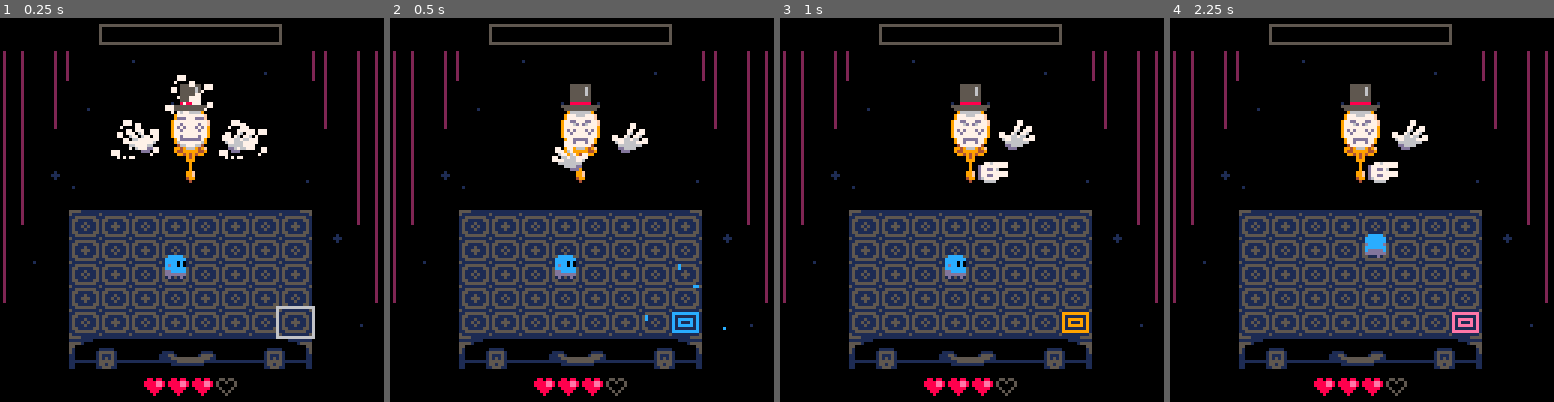
Above: before the commit, frames 1-4 (left to right).
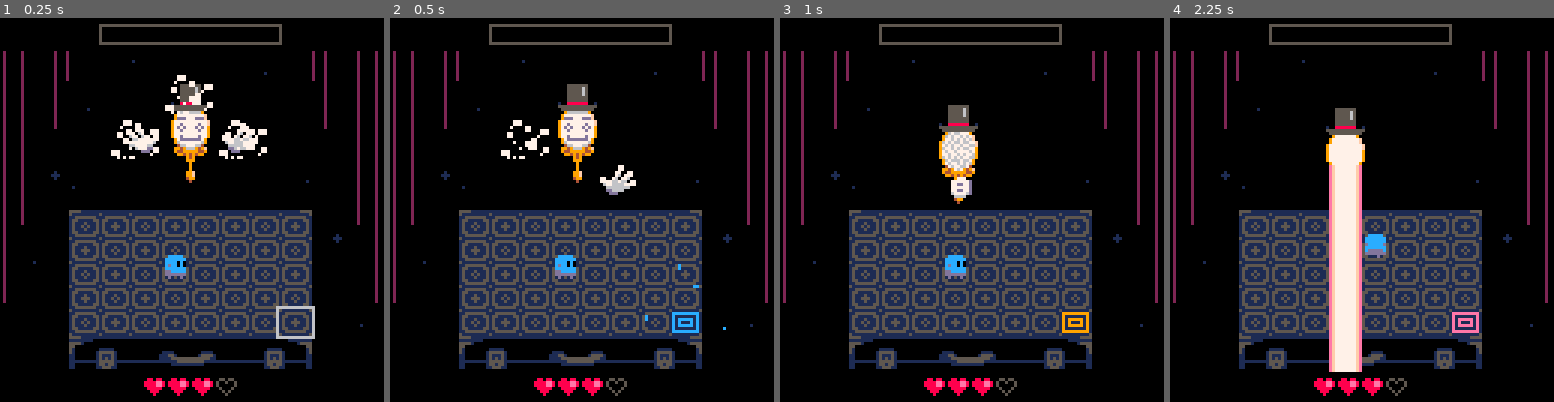
Above: after the commit, the same moments.

Repository: aylanonsense/just-one-boss
Game: PICO-8 cartridge cart.p8
Two runs of this game, one before a commit and one after it. Both use one fixed random seed, a clock stepped at 60 frames per second and the inputs below.
Inputs:
- Up to frame 1 (0.25 s): no input
- Up to frame 2 (0.5 s): tap X (X key) at 0.33 s
- Up to frame 3 (1 s): tap O (Z key) at 0.7 s
- Up to frame 4 (2.25 s): tap X (X key) at 1.07, 1.85 s; hold Right 1.6-2.1 s; tap O (Z key) at 1.7, 2.1 s; hold Up from 2.15 s (still down)

Frame 1 is identical in both runs. In frame 2, 2.2% of the frame differs, in the area x 28-68%, y 17-47%; in frame 3, 3.1%; in frame 4, 7.4%, in the area x 40-68%, y 17-93%.

Commit message:
Adding in idle animations

Diff:
--- a/cart.p8
+++ b/cart.p8
@@ -20,12 +20,6 @@
 	1: player
 	2: pickup
 	4: coin (stationary)
-
-symbols:
-	up:		”
-	down:	ƒ
-	left:	‹
-	right:	‘
 ]]
 
 -- useful noop function
@@ -38,6 +32,7 @@
 
 -- global config vars
 local speed_mode=true
+local tiles_collected
 
 -- global scene vars
 local scenes
@@ -126,6 +121,9 @@
 					end_x,end_y)
 			}
 			return max(0,dur-1)
+		end,
+		cancel_move=function(self)
+			self.vx,self,vy,self.movement=0,0 -- ,nil
 		end
 	},
 	player={
@@ -144,15 +142,7 @@
 			decrement_counter_prop(self,"teeter_frames")
 			decrement_counter_prop(self,"bump_frames")
 			-- try moving
-			if btnp(0) then
-				self:queue_step("left")
-			elseif btnp(1) then
-				self:queue_step("right")
-			elseif btnp(2) then
-				self:queue_step("up")
-			elseif btnp(3) then
-				self:queue_step("down")
-			end
+			self:check_inputs()
 			-- apply moves that were delayed from teetering/stun
 			if self.next_step_dir and not self.step_dir then
 				self:step(self.next_step_dir)
@@ -162,20 +152,18 @@
 				self.vx=0
 				self.vy=0
 				self:apply_step()
-				local prev_col,prev_row=self:col(),self:row()
+				self.prev_col,self.prev_row=self:col(),self:row()
 				self:apply_velocity()
 				local col,row=self:col(),self:row()
-				if prev_col!=col or prev_row!=row then
+				if self.prev_col!=col or self.prev_row!=row then
 					-- teeter off the edge of the earth if the player tries to move off the map
 					if col!=mid(1,col,8) or row!=mid(1,row,5) then
-						self:undo_step(prev_col,prev_row)
+						self:undo_step(self.prev_col,self.prev_row)
 						self.teeter_frames=11
 					end
 					-- bump into an obstacle or reflection
-					if is_tile_occupied(col,row) or (player_reflection and (prev_col<5)!=(col<5)) then
-						self:undo_step(prev_col,prev_row)
-						self.bump_frames=11
-						freeze_and_shake_screen(0,5)
+					if is_tile_occupied(col,row) or (player_reflection and (self.prev_col<5)!=(col<5)) then
+						self:bump()
 					end
 				end
 			end
@@ -231,6 +219,22 @@
 			if self.invincibility_frames%4<2 or self.stun_frames>0 then
 				sspr2(spritesheet_x,spritesheet_y,11,spritesheet_height,self.x-dx,self.y-dy,flipped)
 			end
+		end,
+		check_inputs=function(self)
+			if btnp(0) then
+				self:queue_step("left")
+			elseif btnp(1) then
+				self:queue_step("right")
+			elseif btnp(2) then
+				self:queue_step("up")
+			elseif btnp(3) then
+				self:queue_step("down")
+			end
+		end,
+		bump=function(self)
+			self:undo_step(self.prev_col,self.prev_row)
+			self.bump_frames=11
+			freeze_and_shake_screen(0,5)
 		end,
 		undo_step=function(self,col,row)
 			self.x=10*col-5
@@ -416,7 +420,29 @@
 			spawn_entity("poof",self.x,self.y)
 		end,
 		update=function(self)
+				-- self:apply_step()
+				-- local prev_col,prev_row=self:col(),self:row()
+				-- self:apply_velocity()
+				-- local col,row=self:col(),self:row()
+				-- if prev_col!=col or prev_row!=row then
+				-- 	-- teeter off the edge of the earth if the player tries to move off the map
+				-- 	if col!=mid(1,col,8) or row!=mid(1,row,5) then
+				-- 		self:undo_step(prev_col,prev_row)
+				-- 		self.teeter_frames=11
+				-- 	end
+				-- 	-- bump into an obstacle or reflection
+				-- 	if is_tile_occupied(col,row) or (player_reflection and (prev_col<5)!=(col<5)) then
+				-- 		self:undo_step(prev_col,prev_row)
+				-- 		self.bump_frames=11
+				-- 		freeze_and_shake_screen(0,5)
+				-- 	end
+				-- end
+			local prev_col,prev_row=self:col(),self:row()
 			self:copy_player()
+			if (prev_col!=self:col() or prev_row!=self:row()) and is_tile_occupied(self:col(),self:row()) then
+				player:bump()
+				self:copy_player()
+			end
 		end,
 		on_hurt=function(self,entity)
 			player:on_hurt(entity)
@@ -441,13 +467,20 @@
 		end
 	},
 	playing_card={
-		-- vx,is_red
+		-- vx,has_heart
 		frames_to_death=110,
 		hitbox_channel=1, -- player
+		is_boss_generated=true,
+		update=function(self)
+			if self.frames_alive==65 and self.has_heart then
+				spawn_entity("heart",self.x,self.y)
+			end
+			self:apply_velocity()
+		end,
 		draw=function(self)
 			pal2(3)
 			-- some cards are red
-			if self.is_red then
+			if self.has_heart then
 				pal2(5,8)
 				pal2(6,15)
 			end
@@ -462,6 +495,7 @@
 	},
 	flower_patch={
 		render_layer=4,
+		is_boss_generated=true,
 		init=function(self)
 			local c=rnd_int(1,3)
 			self.color=({8,14,15})[c]
@@ -494,8 +528,10 @@
 	},
 	coin={
 		extends="movable",
+		is_boss_generated=true,
 		init=function(self)
-			self:promise("move",10*player:col()-3,8*player:row()-4,30,ease_out,{20,-30,10,-60})
+			self.target_x,self.target_y=10*player:col()-5,8*player:row()-4
+			self:promise("move",self.target_x+2,self.target_y,30,ease_out,{20,-30,10,-60})
 				:and_then(2)
 				:and_then(function()
 					self.hitbox_channel=5 -- player, coin
@@ -516,19 +552,25 @@
 		end,
 		draw=function(self)
 			pal2(3)
+			if self.frames_alive<36 then
+				circfill(self.target_x,self.target_y,min(flr(self.frames_alive/7),4),2)
+			end
 			local sprite=0
 			if self.frames_alive>20 then
 				sprite=2
 			end
 			if self.frames_alive>=30 then
-				sprite=4
+				sprite=ternary(self.has_heart,5,4)
 			else
 				sprite+=flr(self.frames_alive/3)%2
 			end
 			sspr(9*sprite,62,9,9,self.x-4,self.y-5)
 		end,
 		on_death=function(self)
-			spawn_particle_burst(self.x,self.y,6,9,4)
+			spawn_particle_burst(self.x,self.y,6,6,4)
+			if self.has_heart then
+				spawn_entity("heart",self.x,self.y)
+			end
 		end
 	},
 	particle={
@@ -569,6 +611,9 @@
 		expression=4,
 		laser_charge_frames=0,
 		laser_preview_frames=0,
+		idle_mult=0,
+		idle_x=0,
+		idle_y=0,
 		hover_frames=0,
 		hover_dir=1,
 		visible=false,
@@ -579,6 +624,13 @@
 			self.right_hand=spawn_entity("magic_mirror_hand",self.x+18,self.y+5,{is_right_hand=true,dir=1})
 		end,
 		update=function(self)
+			if self.is_idle then
+				self.idle_mult=min(self.idle_mult+0.05,1)
+			else
+				self.idle_mult=max(0,self.idle_mult-0.05)
+			end
+			self.idle_x=self.idle_mult*3*sin(self.frames_alive/60)
+			self.idle_y=self.idle_mult*2*sin(self.frames_alive/30)
 			decrement_counter_prop(self,"laser_charge_frames")
 			decrement_counter_prop(self,"laser_preview_frames")
 			if decrement_counter_prop(self,"hover_frames") then
@@ -609,11 +661,11 @@
 			end
 		end,
 		draw=function(self)
-			local x,y=self.x,self.y
+			local x,y=self.x+self.idle_x,self.y+self.idle_y
 			pal2(3)
 			if self.visible then
 				-- draw mirror
-				sspr2(115,84,13,30,self.x-6,self.y-12)
+				sspr2(115,84,13,30,x-6,y-12)
 				-- draw face
 				if self.expression>0 then
 					sspr2(40+11*self.expression,114,11,14,x-5,y-7,false,self.expression==5 and (self.frames_alive)%4<2)
@@ -672,19 +724,34 @@
 			end
 		end,
 		decide_next_action=function(self)
-			-- local promise=self:shoot_lasers()
+			local promise=self:shoot_lasers()
 			-- local promise=self:conjure_flowers(3)
-			-- local promise=self:throw_cards()
-			-- local promise=self:throw_coins(3)
-			local promise=self:cast_reflection()
+			-- local promise=self:throw_cards("right",4)
+			-- local promise=self:throw_coins(3,3)
 			return promise
-				:and_then("return_to_ready_position"):and_then(100)
+				:and_then("return_to_ready_position")
 				:and_then(function()
 					-- called this way so that the progressive decide_next_action
 					--   calls don't result in an out of memory exception
 					self:decide_next_action()
 				end)
 		end,
+		-- cancel_actions=function(self)
+			-- cancel any boss-related promises
+			-- foreach(promises,function(promise)
+			-- 	if promise.ctx==self or promise.ctx==self.left_hand or promise.ctx==self.right_hand then
+			-- 		promise:cancel()
+			-- 	end
+			-- end)
+			-- self.vx,self.vy,self.movement=0,0 -- ,nil
+			-- self.left_hand.vx,self.left_hand.vy,self.left_hand.movement=0,0 -- ,nil
+			-- self.right_hand.vx,self.right_hand.vy,self.right_hand.movement=0,0 -- ,nil
+			-- foreach(entities,function(entity)
+			-- 	if entity.is_boss_generated then
+			-- 		entity:despawn()
+			-- 	end
+			-- end)
+		-- end,
 		-- medium-level commands
 		conjure_flowers=function(self,density)
 			-- generate a list of flower locations
@@ -697,10 +764,14 @@
 			end
 			shuffle_list(flowers)
 			-- concentrate
-			local promise=self:promise(all_promises(
+			local promise=self:promise(self.left_hand,"set_idle",false)
+				:and_then(self.right_hand,"set_idle",false)
+				:and_then(self,"set_idle",false)
+				:and_then(all_promises(
 					{self.left_hand,"move_to_temple",self},
 					{self.right_hand,"move_to_temple",self}
-				)):and_then("set_expression",2)
+				))
+				:and_then("set_expression",2)
 			-- spawn the flowers
 			self.flowers={}
 			for i=1,#flowers do
@@ -736,26 +807,29 @@
 				end)
 				:and_then(30)
 		end,
-		throw_cards=function(self,hand)
+		throw_cards=function(self,hand,heart_row)
 			local promises={}
 			if hand!="right" then
-				add(promises,{self.left_hand,"throw_cards"})
+				add(promises,{self.left_hand,"throw_cards",heart_row})
 			end
 			if hand!="left" then
-				add(promises,{self.right_hand,"throw_cards"})
-			end
-			return self:promise(all_promises(unpack(promises))):and_then(self,10)
-		end,
-		throw_coins=function(self,num_coins)
+				add(promises,{self.right_hand,"throw_cards",heart_row})
+			end
+			return self:promise(all_promises(unpack(promises)))
+		end,
+		throw_coins=function(self,num_coins,heart_index)
 			local promise=self:promise(self.right_hand,"move_to_temple",self)
 			local i
 			for i=1,num_coins do
 				promise=promise:and_then(self.right_hand,"set_pose",1)
+					:and_then("set_idle",false)
 					:and_then(self,"set_expression",7)
-					:and_then(ternary(i==1,30,6))
+					:and_then("set_idle",false)
+					:and_then(ternary(i==1,24,3))
+					:and_then("spawn_coin",i==heart_index)
+					:and_then(3)
 					:and_then("set_expression",3)
 					:and_then(self.right_hand,"set_pose",4)
-					:and_then(self,"spawn_coin")
 					:and_then(self,20)
 			end
 			return promise
@@ -764,6 +838,7 @@
 			self.left_hand:disapper()
 			return self:promise("set_held_state","right")
 				:and_then("set_expression",5)
+				:and_then("set_all_idle",false)
 				:and_then("move",10*player:col()-5,-20,20,ease_in)
 				:and_then("fire_laser")
 				:and_then("hover",5)
@@ -773,6 +848,7 @@
 				:and_then(10)
 				:and_then("fire_laser")
 		end,
+		-- lowest-level commands
 		bloom_flowers=function(self)
 			local i
 			for i=1,#self.flowers do
@@ -788,6 +864,9 @@
 			return self:promise("set_expression",1)
 				:and_then(self.left_hand,"set_pose",3)
 				:and_then(self.right_hand,"set_pose",3)
+				:and_then(self.left_hand,"set_idle",true)
+				:and_then(self.right_hand,"set_idle",true)
+				:and_then(self,"set_idle",true)
 				:and_then(self,"move_to_home")
 				:and_then(function()
 					if not self.left_hand.visible then
@@ -801,7 +880,8 @@
 		end,
 		move_to_home=function(self)
 			local promise=self:promise()
-			if self.x!=40 and self.y!=-28 then
+			local dx,dy=40-self.x,-28-self.y
+			if dx>10 or dy>10 then
 				promise=promise:and_then("set_held_state","either")
 			end
 			return promise:and_then(function()
@@ -876,13 +956,20 @@
 			self.coins={}
 			return 10
 		end,
-		-- lowest-level commands
+		set_idle=function(self,idle)
+			self.is_idle=idle
+		end,
+		set_all_idle=function(self,idle)
+			self:set_idle(idle)
+			self.left_hand:set_idle(idle)
+			self.right_hand:set_idle(idle)
+		end,
 		spawn_flower=function(self,x,y)
 			add(self.flowers,spawn_entity("flower_patch",x,y))
 			return 2
 		end,
-		spawn_coin=function(self)
-			add(self.coins,spawn_entity("coin",self.x+12,self.y))
+		spawn_coin=function(self,has_heart)
+			add(self.coins,spawn_entity("coin",self.x+12,self.y,{has_heart=has_heart}))
 		end,
 		don_top_hat=function(self)
 			self.is_wearing_top_hat=true
@@ -903,15 +990,29 @@
 		pose=3,
 		dir=-1,
 		held_mirror=nil,
+		idle_mult=0,
+		idle_x=0,
+		idle_y=0,
 		update=function(self)
+			if self.is_idle then
+				self.idle_mult=min(self.idle_mult+0.05,1)
+			else
+				self.idle_mult=max(0,self.idle_mult-0.05)
+			end
+			local f=boss.frames_alive+ternary(self.is_right_hand,9,4)
+			self.idle_x=self.idle_mult*3*sin(f/60)
+			self.idle_y=self.idle_mult*4*sin(f/30)
 			self:apply_move()
 			self:apply_velocity()
 			if self.held_mirror then
+				self.idle_x=self.held_mirror[1].idle_x
+				self.idle_y=self.held_mirror[1].idle_y
 				self.x=self.held_mirror[1].x+self.held_mirror[2]
 				self.y=self.held_mirror[1].y+self.held_mirror[3]
 			end
 		end,
 		draw=function(self)
+			local x,y=self.x+self.idle_x,self.y+self.idle_y
 			if self.visible then
 				if boss_health.rainbow_frames>0 then
 					local i
@@ -921,22 +1022,22 @@
 					pal2(13,16,-1)
 				end
 				pal2(3)
-				sspr2(12*self.pose-12,51,12,11,self.x-ternary(self.is_right_hand,7,4),self.y-8,self.is_right_hand)
+				sspr2(12*self.pose-12,51,12,11,x-ternary(self.is_right_hand,7,4),y-8,self.is_right_hand)
 				if self.holding_wand then
 					if self.pose==1 then
-						sspr2(64,30,7,13,self.x+4,self.y-8)
+						sspr2(64,30,7,13,x+4,y-8)
 					else
-						sspr2(71,30,7,13,self.x-2,self.y-16)
+						sspr2(71,30,7,13,x-2,y-16)
 					end
 				end
 			end
 		end,
 		-- highest-level commands
-		throw_cards=function(self)
-			local promise=self:promise(11-11*self.dir)
+		throw_cards=function(self,heart_row)
+			local promise=self:promise("set_idle",false)
 			local i
 			for i=ternary(self.is_right_hand,1,2),5,2 do
-				promise=promise:and_then("throw_card_at_row",i)
+				promise=promise:and_then("throw_card_at_row",i,i==heart_row)
 			end
 			return promise
 		end,
@@ -961,10 +1062,12 @@
 			self.holding_wand=true
 			return self:promise("poof",10)
 		end,
-		-- medium-level commands
-		throw_card_at_row=function(self,row)
+		set_idle=function(self,idle)
+			self.is_idle=idle
+		end,
+		throw_card_at_row=function(self,row,has_heart)
 			return self:promise("move_to_row",row):and_then(10)
-				:and_then("set_pose",1):and_then("spawn_card"):and_then(10)
+				:and_then("set_pose",1):and_then("spawn_card",has_heart):and_then(10)
 				:and_then("set_pose",2):and_then(4)
 		end,
 		release_mirror=function(self)
@@ -999,8 +1102,8 @@
 			spawn_entity("poof",self.x+(dx or 0),self.y+(dy or 0))
 			return 12
 		end,
-		spawn_card=function(self)
-			spawn_entity("playing_card",self.x-10*self.dir,self.y,{vx=-self.dir,is_red=(rnd()<0.5)})
+		spawn_card=function(self,has_heart)
+			spawn_entity("playing_card",self.x-10*self.dir,self.y,{vx=-self.dir,has_heart=has_heart})
 		end,
 		--
 		-- move_to_home=function(self,x,y)
@@ -1013,6 +1116,8 @@
 	},
 	mirror_laser={
 		hitbox_channel=1, -- player
+		is_boss_generated=true,
+		render_layer=9,
 		draw=function(self)
 			local x,y=self.x,self.y+4
 			rectfill(x-5,y,x+5,100,14)
@@ -1033,7 +1138,7 @@
 				if (f+4)%30>14 then
 					pal2(14,8)
 				end
-				sspr2(ternary(f%30<20,36,45),30,9,7,self.x-4,self.y-5)
+				sspr2(ternary(f%30<20,36,45),30,9,7,self.x-4,self.y-5-max(0,self.frames_alive-0.09*self.frames_alive*self.frames_alive))
 			end
 		end,
 		on_hurt=function(self)
@@ -1080,6 +1185,7 @@
 	-- call the update function of the current scene
 	if freeze_frames>0 then
 		freeze_frames=decrement_counter(freeze_frames)
+		player:check_inputs()
 	else
 		screen_shake_frames=decrement_counter(screen_shake_frames)
 		scene_frame=increment_counter(scene_frame)
@@ -1115,16 +1221,18 @@
 	-- reset everything
 	entities,new_entities={},{}
 	-- create starting entities
+	tiles_collected=0
 	player=spawn_entity("player",35,20)
 	player_health=spawn_entity("player_health")
 	player_reflection=nil
-	boss=spawn_entity("magic_mirror")
+	boss=nil
 	boss_health=spawn_entity("boss_health")
 	if speed_mode then
+		boss=spawn_entity("magic_mirror")
 		boss.visible=true
 		player_health.visible=true
 		boss_health.visible=true
-		boss:intro(true):and_then("decide_next_action")
+		boss:intro(true):and_then("return_to_ready_position"):and_then("decide_next_action")
 		spawn_magic_tile()
 	else
 		-- start the slow intro to the game
@@ -1189,7 +1297,6 @@
 end
 
 function draw_game()
-	camera()
 	-- shake the camera
 	local shake_x=0
 	if freeze_frames<=0 and screen_shake_frames>0 then
@@ -1334,6 +1441,9 @@
 				self:on_death()
 				self.is_alive=false
 			end,
+			despawn=function(self)
+				self.is_alive=false
+			end,
 			on_death=noop,
 			col=function(self)
 				return 1+flr(self.x/10)
@@ -1359,6 +1469,13 @@
 				end
 				p:start()
 				return p
+			end,
+			cancel_promises=function(self)
+				foreach(promises,function(promise)
+					if promise.ctx==self then
+						promise:cancel()
+					end
+				end)
 			end
 		}
 	end
@@ -1373,6 +1490,7 @@
 	for k,v in pairs(args or {}) do
 		entity[k]=v
 	end
+	entity.class_name=class_name
 	if not skip_init then
 		-- initialize it
 		entity:init(args)
@@ -1415,7 +1533,7 @@
 		ctx=ctx,
 		and_thens={},
 		start=function(self)
-			if not self.started then
+			if not self.started and not self.canceled then
 				self.started=true
 				-- call callback (if there is one) and get the frames left
 				local f=fn
@@ -1441,10 +1559,21 @@
 			end
 		end,
 		finish=function(self)
-			if not self.finished then
+			if not self.finished and not self.canceled then
 				self.finished=true
 				foreach(self.and_thens,function(promise)
 					promise:start()
+				end)
+			end
+		end,
+		cancel=function(self)
+			if not self.canceled then
+				self.canceled,self.finished=true,true
+				if self.parent_promise then
+					self.parent_promise:cancel()
+				end
+				foreach(self.and_thens,function(promise)
+					promise:cancel()
 				end)
 			end
 		end,
@@ -1460,8 +1589,9 @@
 			else
 				promise=make_promise(self.ctx,ctx,...)
 			end
+			promise.parent_promise=self
 			-- start the promise now, or shcedule it to start when this promise finishes
-			if self.finished then
+			if self.finished and not self.canceled then
 				promise:start()
 			else
 				add(self.and_thens,promise)
@@ -1495,7 +1625,21 @@
 
 -- magic tile functions
 function on_magic_tile_picked_up(tile)
-	spawn_magic_tile(100-min(tile.frames_alive,30)) -- 30 frame grace period
+	if boss_health.health<60 then
+		spawn_magic_tile(100-min(tile.frames_alive,30)) -- 30 frame grace period
+	end
+	if not speed_mode then
+		tiles_collected=increment_counter(tiles_collected)
+		if tiles_collected==2 then
+			boss_health.visible=true
+		elseif tiles_collected==4 then
+			boss=spawn_entity("magic_mirror")
+		elseif tiles_collected==5 then
+			boss.visible=true
+		elseif tiles_collected==6 then
+			boss:intro()
+		end
+	end
 end
 
 function spawn_magic_tile(frames_to_death)
@@ -1568,6 +1712,10 @@
 
 function ease_in_out(percent)
 	return ternary(percent<0.5,ease_out(2*percent)/2,0.5+ease_in(2*percent-1)/2)
+end
+
+function ease_out_in(percent)
+	return ternary(percent<0.5,ease_in(2*percent)/2,0.5+ease_out(2*percent-1)/2)
 end
 
 -- helper functions
@@ -1749,15 +1897,15 @@
 30d77dd7777730d77dd770033066666666033067677700033066677600033007776d000300000000000000000000000000000000000000000000000000000000
 30d67777700330d67777600330006666dd033006666d0003306676600003300066dd000300000000000000000000000000000000000000000000000000000000
 333366663333333366663333333333ddd333333366d33333333dddd333333333ddd3333300000000000000000000000000000000000000000000000000000000
-33333333333333333333333333333999933333aaaaa3333aaaaa3300000000000000000000000000000000000000000000000000000000000000000000000000
-3000000033000000033000000033999999033aaa9a7a33aa9a97a300000000000000000000000000000000000000000000000000000000000000000000000000
-300000003300990003aa0000003999999993aaa99977aaa9a9797a00000000000000000000000000000000000000000000000000000000000000000000000000
-30aa00003309999003aaaa00003999999993aaa9aa77aaa9aaa97a00000000000000000000000000000000000000000000000000000000000000000000000000
-3000aa00330999900330aaaa003999999993aaa999aaaaaa9a9aaa00000000000000000000000000000000000000000000000000000000000000000000000000
-3000000033009900033000aaaa39999999939aaa9aaa99aaa9aaa900000000000000000000000000000000000000000000000000000000000000000000000000
-300000003300000003300000aa339999990399aaaaa9999aaaaa9900000000000000000000000000000000000000000000000000000000000000000000000000
-30000000330000000330000000330999900339499999339499999300000000000000000000000000000000000000000000000000000000000000000000000000
-33333333333333333333333333333333333333494943333494943300000000000000000000000000000000000000000000000000000000000000000000000000
+33333333333333333333333333333dddd33333666663333666663300000000000000000000000000000000000000000000000000000000000000000000000000
+3000000033000000033000000033dddddd033666d7763366d6d76300000000000000000000000000000000000000000000000000000000000000000000000000
+300000003300dd0003660000003dddddddd3666ddd77666d6d7d7600000000000000000000000000000000000000000000000000000000000000000000000000
+30660000330dddd003666600003dddddddd3666d6667666d666d7600000000000000000000000000000000000000000000000000000000000000000000000000
+30006600330dddd003306666003dddddddd3666ddd666666ddd66600000000000000000000000000000000000000000000000000000000000000000000000000
+300000003300dd0003300066663dddddddd3d666d666dd666d666d00000000000000000000000000000000000000000000000000000000000000000000000000
+3000000033000000033000006633dddddd03dd66666dddd66666dd00000000000000000000000000000000000000000000000000000000000000000000000000
+30000000330000000330000000330dddd0033d5ddddd33d5ddddd300000000000000000000000000000000000000000000000000000000000000000000000000
+333333333333333333333333333333333333335d5d533335d5d53300000000000000000000000000000000000000000000000000000000000000000000000000
 00000000000000000000000000000000000000000000000000000000000000000000000000000000000000000000000000000000000000000000000000000000
 00000000000000000000000000000000000000000000000000000000000000000000000000000000000000000000000000000000000000000000000000000000
 00000000000000000000000000000000000000000000000000000000000000000000000000000000000000000000000000000000000000000000000000000000
